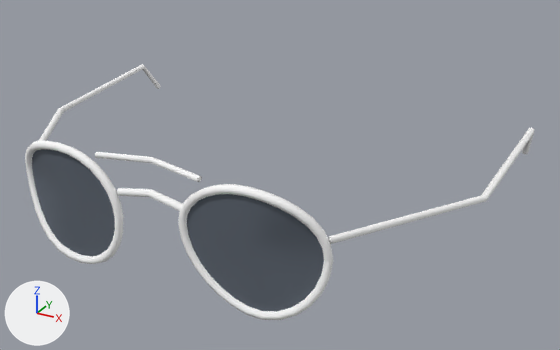
The glTF model modules/gamer-services/assets/avatars/v3/glasses_aviator.female.glb: old version first, new version second.
One viewpoint serves both versions: a 50 mm lens placed at (0.275, -0.528, 1.671), pointed at (0.025, -0.073, 1.443). Lighting does not change. The marker at lower left points along +X, +Y and +Z. The older version comes first. Vertices at exactly the same position are counted once.

In view in the first picture: 'glasses_aviator'.
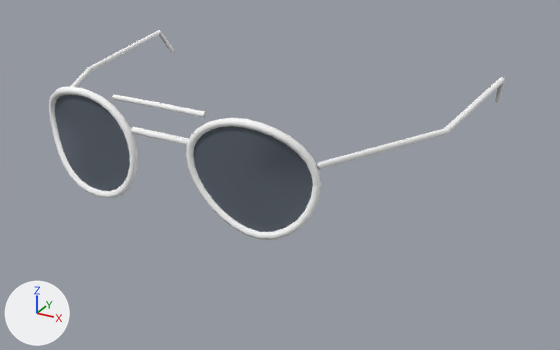
Diff of the bpy script that builds the scene:
```diff
--- a/modules/gamer-services/assets/avatars/v3/glasses_aviator.female.glb.py
+++ b/modules/gamer-services/assets/avatars/v3/glasses_aviator.female.glb.py
@@ me_glasses_aviator @@
 # used by ob_glasses_aviator; location = (0.0, 0.0, 0.0)
-me_glasses_aviator.from_pydata(...)  # 566 vertices, 1056 faces; spans x -0.181..0.181, y -0.196..0.047, z 1.408..1.494
+me_glasses_aviator.from_pydata(...)  # 566 vertices, 1056 faces; spans x -0.156..0.156, y -0.187..0.041, z 1.452..1.527
+# me_glasses_aviator part 1: the loose piece of 168 vertices spanning x 0.022..0.117, y -0.196..-0.176, z 1.408..1.492 is scaled about its middle by 0.871, then moved by (-0.009, 0.014, 0.039)
+# me_glasses_aviator part 2: the loose piece of 168 vertices spanning x -0.117..-0.022, y -0.196..-0.175, z 1.408..1.492 is scaled about its middle by 0.871, then moved by (0.009, 0.014, 0.039)
+# me_glasses_aviator part 3: the loose piece of 38 vertices spanning x 0.113..0.181, y -0.179..0.047, z 1.447..1.474 is multiplied about its middle by the matrix ((0.681, 0.047, 0.07), (0.035, 0.908, 0.016), (0.0, 0.0, 0.871)), then moved by (-0.02, 0.004, 0.038)
+# me_glasses_aviator part 4: the loose piece of 38 vertices spanning x -0.181..-0.113, y -0.179..0.047, z 1.447..1.474 is multiplied about its middle by the matrix ((0.681, -0.047, -0.07), (-0.035, 0.908, 0.016), (0.0, 0.0, 0.871)), then moved by (0.02, 0.004, 0.038)
+# me_glasses_aviator part 5: the loose piece of 57 vertices spanning x 0.026..0.113, y -0.193..-0.179, z 1.411..1.489 is scaled about its middle by 0.871, then moved by (-0.009, 0.014, 0.039)
+# me_glasses_aviator part 6: the loose piece of 57 vertices spanning x -0.113..-0.026, y -0.193..-0.179, z 1.411..1.489 is scaled about its middle by 0.871, then moved by (0.009, 0.014, 0.039)
+# me_glasses_aviator part 7: 40 of 566 vertices moved; they spanned x -0.039..0.039, y -0.195..-0.186, z 1.464..1.494 and now span x -0.033..0.033, y -0.187..-0.174, z 1.501..1.527; mean shift (0.0, 0.012, 0.035); largest move (0.024, -0.191, 1.464) -> (0.021, -0.176, 1.501)
 me_glasses_aviator.materials.append(mat_glasses_aviator_0)
```

Location of each change, [x1, y1, x2, y2] in pixels of the pictures (560 x 350 px; the box of a moved part takes in the faces that stretch with it):
'glasses_aviator', reshaped (11% narrower, 18% shorter): before [25, 64, 534, 320]; after [49, 30, 504, 240]
part 1 of me_glasses_aviator, moved or reshaped: before [178, 184, 333, 320]; after [186, 118, 321, 240]
part 2 of me_glasses_aviator, moved or reshaped: before [25, 140, 124, 264]; after [49, 86, 137, 198]
part 3 of me_glasses_aviator, moved or reshaped: before [329, 128, 534, 244]; after [316, 77, 504, 169]
part 4 of me_glasses_aviator, moved or reshaped: before [39, 64, 161, 141]; after [70, 30, 175, 87]
part 5 of me_glasses_aviator, moved or reshaped: before [187, 194, 324, 311]; after [193, 126, 313, 232]
part 6 of me_glasses_aviator, moved or reshaped: before [32, 149, 115, 256]; after [55, 94, 130, 191]
part 7 of me_glasses_aviator, moved or reshaped: before [95, 152, 202, 211]; after [112, 94, 206, 145]
